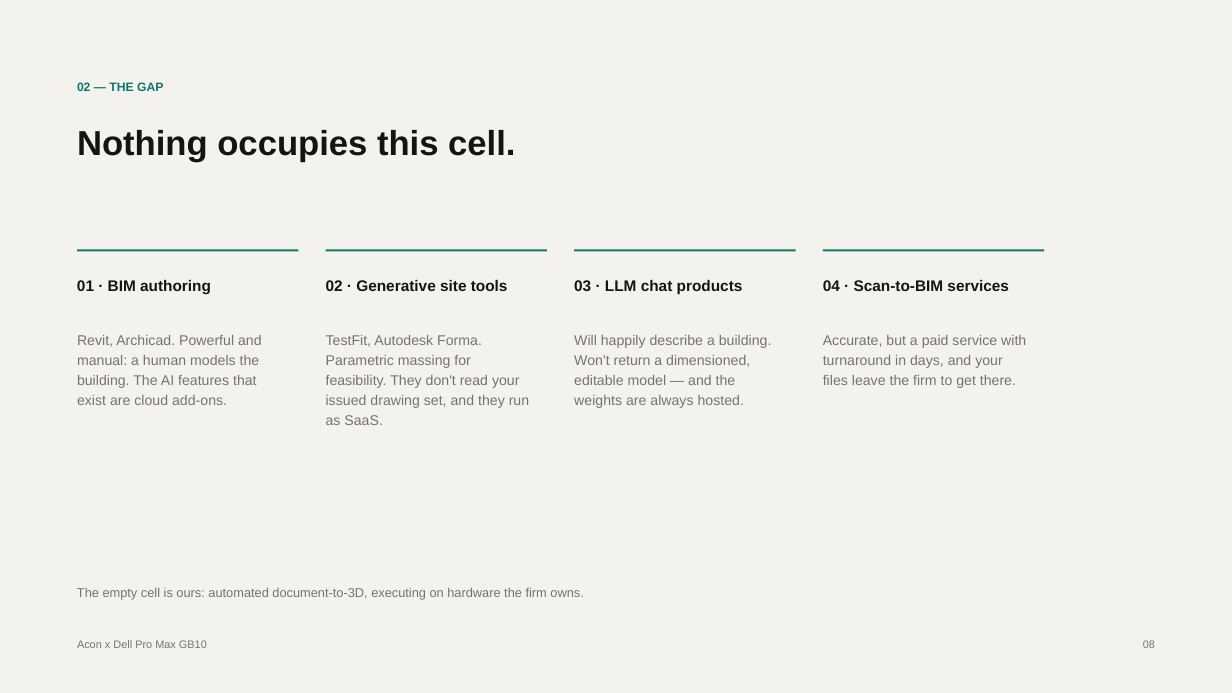
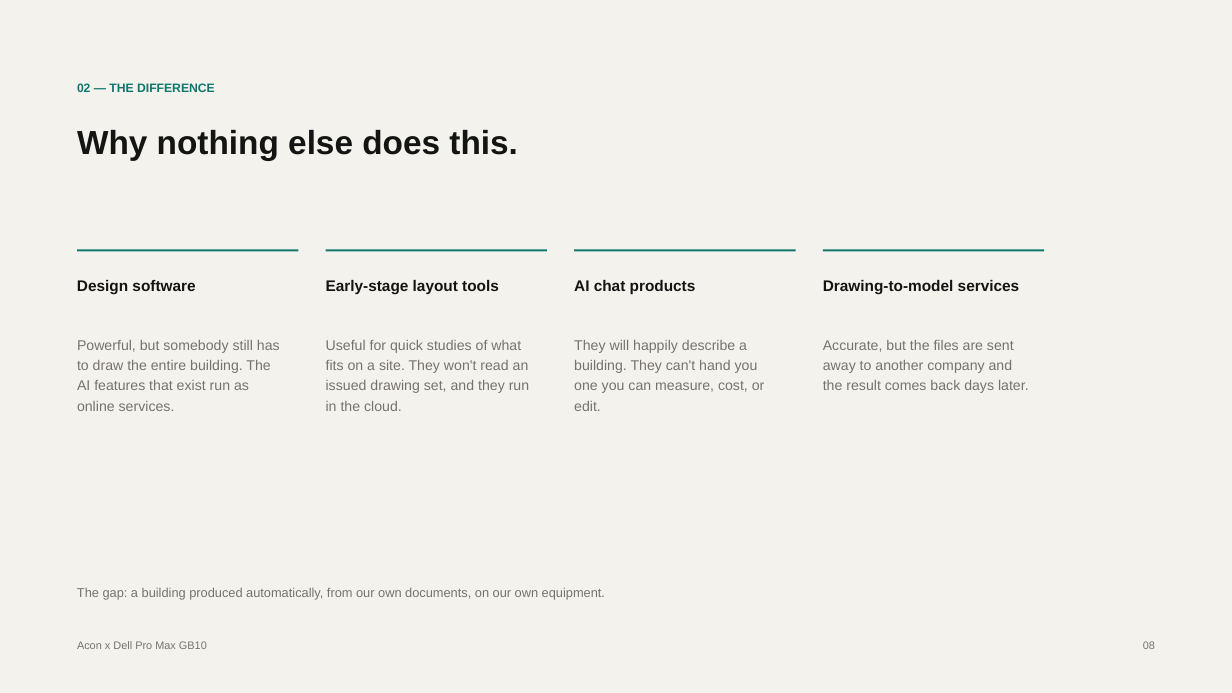
Before and after one commit to anishganapathi/A-con, a slide deck: slide 8 of docs/deck/acon-gb10-local-qwen-vl.pptx. Drawn at 1232x693 pixels with LibreOffice and Linux fonts; fonts in the diff are those of the drawing. Boxes give left, top, right and bottom in pixels: in the first picture for what was removed or moved away, otherwise in the second. Text is boxed around its words. In the diff, an @@ line names an element or a change of style, - is before the commit and + after.

```diff
--- a/docs/deck/acon-gb10-local-qwen-vl.pptx
+++ b/docs/deck/acon-gb10-local-qwen-vl.pptx
@@ text at [77, 83, 215, 92]: text changed @@
-02 — THE GAP
+02 — THE DIFFERENCE
@@ text at [77, 130, 518, 160]: text changed; size 27 to 26 pt @@
-Nothing occupies this cell.
+Why nothing else does this.
@@ text at [77, 280, 195, 295]: text changed @@
-01 · BIM authoring
+Design software
@@ text at [326, 280, 499, 295]: text changed @@
-02 · Generative site tools
+Early-stage layout tools
@@ text at [574, 280, 696, 295]: text changed @@
-03 · LLM chat products
+AI chat products
@@ text at [823, 280, 1020, 295]: text changed @@
-04 · Scan-to-BIM services
+Drawing-to-model services
@@ text at [77, 340, 280, 411]: text changed @@
-Revit, Archicad. Powerful and manual: a human models the building. The AI features that exist are cloud add-ons.
+Powerful, but somebody still has to draw the entire building. The AI features that exist run as online services.
@@ text at [326, 340, 529, 411]: text changed @@
-TestFit, Autodesk Forma. Parametric massing for feasibility. They don't read your issued drawing set, and they run as SaaS.
+Useful for quick studies of what fits on a site. They won't read an issued drawing set, and they run in the cloud.
@@ text at [574, 340, 765, 411]: text changed @@
-Will happily describe a building. Won't return a dimensioned, editable model — and the weights are always hosted.
+They will happily describe a building. They can't hand you one you can measure, cost, or edit.
@@ text at [823, 340, 1029, 393]: text changed @@
-Accurate, but a paid service with turnaround in days, and your files leave the firm to get there.
+Accurate, but the files are sent away to another company and the result comes back days later.
@@ text at [77, 587, 605, 600]: text changed @@
-The empty cell is ours: automated document-to-3D, executing on hardware the firm owns.
+The gap: a building produced automatically, from our own documents, on our own equipment.
```
Also in this commit, not shown: 16 other slides changed, 10 slides added, 8 slides removed, 20 other files.
